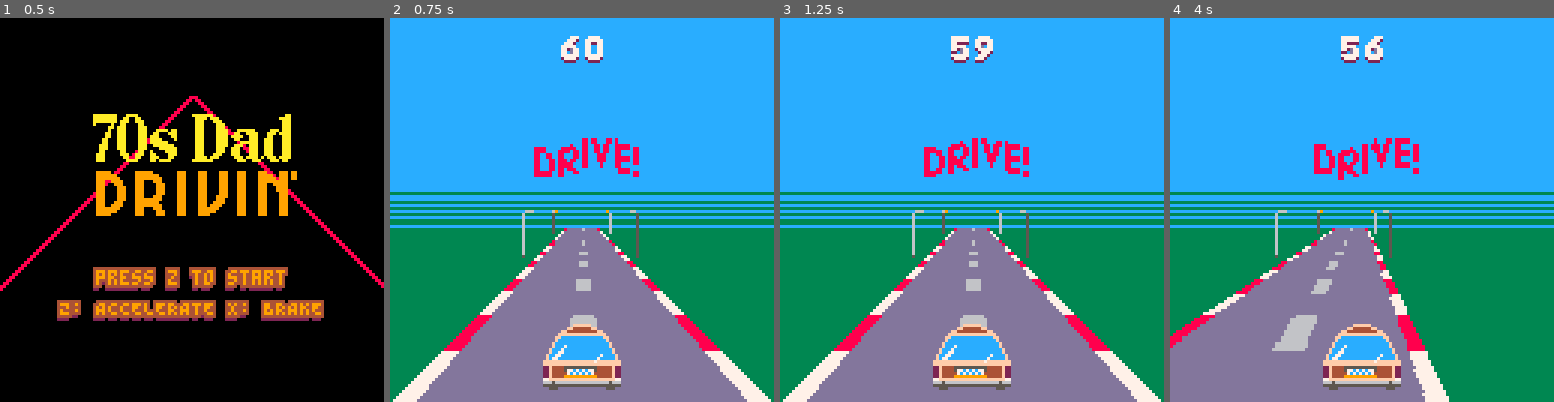
Above: before the commit, frames 1-4 (left to right).
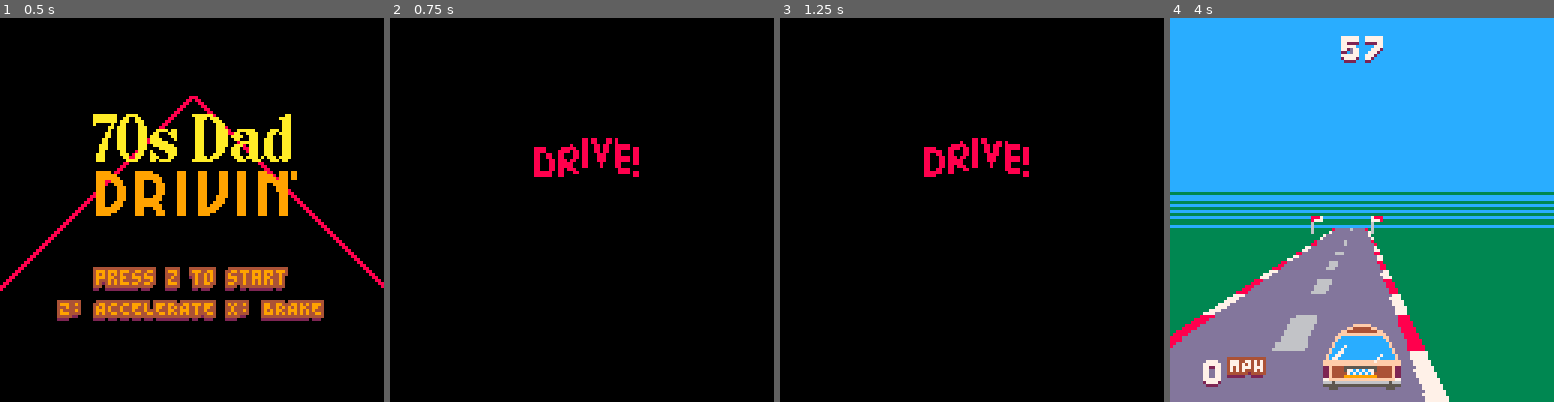
Above: after the commit, the same moments.

Repository: Alligator/game-off-throwback
Game: PICO-8 cartridge throwback.p8
The game is run twice, just before and just after one commit, with the same random seed, the same clock (stepped at 60 frames per second) and the same inputs.
Inputs:
- Up to frame 1 (0.5 s): tap X (X key) at 0.33 s
- Up to frame 2 (0.75 s): tap O (Z key) at 0.7 s
- Up to frame 3 (1.25 s): tap X (X key) at 1.07 s
- Up to frame 4 (4 s): hold Right 1.6-2.1 s; tap O (Z key) every 0.4 s from 1.7 to 3.7 s; tap X (X key) at 1.85, 2.97 s; hold Up 2.15-2.42 s; hold Right 2.47-3.03 s; hold Left 3.08-3.58 s; hold Down 3.63-3.97 s

Frame 1 is identical in both runs. In frame 2, 99% of the frame differs, in the area x 0-100%, y 0-100%; in frame 3, 99%; in frame 4, 2.7%.

Commit message:
buncha stuff
- drive text now severs as a buffer between the title screen and the game screen
- car comes to halt when the timer runs out before going to the gameover screen
- hazard are now scene dependent
- speed now shown
- hazards can now be stretched vertically or horizontally
- miles on the gameover screen now have 2dp of precision
- hazards now have their own densities

Diff:
--- a/throwback.lua
+++ b/throwback.lua
@@ -3,6 +3,8 @@
 ROAD_HEIGHT = 58
 INIT_TIMER = 60
 
+DRIVE_TEXT_TIMER = 30
+
 SPR_ROAD = 0
 SPR_FINISH = 8
 SPR_0 = 224
@@ -13,6 +15,7 @@
 SFX_CRASH = 4
 
 PICKUP_COLLECTED_TIMER = 60
+GAME_OVER_TIMER = 90
 
 CIG_FRAMES = {
     { sx = 64, sy = 0, width = 9, height = 16, offset = 0 },
@@ -31,20 +34,40 @@
 SEG_LEFT = -1
 
 SCENES = {
-    { pos = 0, pal = {} },
-    { pos = 2000, pal = { [3] = 2, [12] = 14 } },
-    { pos = 4000, pal = { [3] = 5, [12] = 1 } },
+    {
+        pos = 0,
+        pal = {},
+        hazards = { 'corn', 'sign' },
+    },
+    {
+        pos = 2000,
+        pal = { [3] = 15 },
+        hazards = { 'cactus', 'cactus', 'sign' },
+    },
+    {
+        pos = 4000,
+        pal = { [3] = 4, [12] = 2 },
+        hazards = { 'cactus', 'lamp', 'sign' },
+    },
+    {
+        pos = 5000,
+        pal = { [3] = 1, [12] = 0 },
+        hazards = { 'building' },
+    },
 }
 
 -- uh oh it's a state machine
-STATE_DRIVING = 0
-STATE_FINISHED = 1
-STATE_NOT_STARTED = 2
+STATE_NOT_STARTED = 0
+STATE_DRIVING = 1
+STATE_FINISHED = 2
 STATE_GAME_OVER = 3
 
 gameState = STATE_NOT_STARTED
 frame = 0
-driveTextCounter = 0
+driveTextTimer = 0
+gameOverTimer = 0
+currentScene = SCENES[1]
+trackOffset = 0
 
 car = {
     maxSpeed=80,
@@ -138,9 +161,8 @@
 updateq = {}
 
 eventFsm = nil
-timer = 0
+timer = INIT_TIMER
 powerups = {}
-timePowerupSpawned = false
 
 attractMusicSpeed = peek(0x3200 + (68 * 5) + 65)
 
@@ -153,22 +175,26 @@
     cls()
 
     if gameState == STATE_NOT_STARTED then
-        drawAttract()
+        if driveTextTimer >= DRIVE_TEXT_TIMER/2 then
+            drawDriveText()
+        else
+            drawAttract()
+        end
     elseif gameState == STATE_DRIVING then
         drawBackground()
         drawRoad()
         drawCar()
         drawCollectedPowerups()
 
-        if driveTextCounter < 100 then
+        if driveTextTimer > 0 then
             drawDriveText()
-            driveTextCounter += 1
         end
 
         if eventFsm != nil then
             eventFsm.draw()
         end
         drawTimer()
+        drawSpeed()
     elseif gameState == STATE_GAME_OVER then
         drawGameOverText()
     else
@@ -183,7 +209,16 @@
     car.curSeg = getSeg(track, car.pos, true)
 
     if gameState == STATE_NOT_STARTED then
-        updateAttract()
+        if driveTextTimer > 0 then
+            if driveTextTimer == DRIVE_TEXT_TIMER/2 then
+                gameState = STATE_DRIVING
+                timer = INIT_TIMER
+                music(0)
+            end
+            driveTextTimer -= 1
+        else
+            updateAttract()
+        end
     elseif gameState == STATE_DRIVING then
         sfx(0, SFX_CAR_CHANNEL)
         if eventFsm == nil then
@@ -191,12 +226,18 @@
         end
         updateTimer()
         updateCar()
-        updatePowerUps()
-        eventFsm.update()
+        if gameOverTimer == 0 then
+            updatePowerUps()
+            eventFsm.update()
+        end
+
+        if driveTextTimer > 0 then
+            driveTextTimer -= 1
+        end
 
         -- generate more track if we're near the end
         if car.curSeg and car.curSeg.seg == track[#track - 1] then
-            local newTrack = generateTrack(10)
+            local newTrack = generateTrack(3)
             local offset = #track
             track[#track].isFinish = false
             for i = 1, #newTrack do
@@ -204,6 +245,11 @@
             end
         end
 
+        for scene in all(SCENES) do
+            if car.pos > scene.pos then
+                currentScene = scene
+            end
+        end
     elseif gameState == STATE_GAME_OVER then
         -- if btnp(4) then
         --     run()
@@ -219,12 +265,16 @@
 
 function updateTimer()
     -- just gonna be lazy and count on 30 fps updates
-    timer -= 1/30
-    if timer <= 0 then
+    if gameOverTimer > 1 then
+        gameOverTimer -= 1
+    elseif gameOverTimer == 1 then
         gameState = STATE_GAME_OVER
         sfx(-1, SFX_CAR_CHANNEL)
-    elseif timer < 15 and not timePowerupSpawned then
-        timePowerupSpawned = true
+    elseif timer <= 0 then
+        gameOverTimer = GAME_OVER_TIMER
+        timer = 0
+    else
+        timer -= 1/30
     end
 end
 
@@ -239,7 +289,7 @@
             if pup.collectedTimer == 0 then
                 del(powerups, pup)
             else
-                pup.collectedTimer -= 1
+                pup.collectedTimer -= 2
             end
         elseif pup.pos - car.pos < 10 then
             local pupX = pup.xpos + 64 + (pup.anim[1].width/2)
@@ -277,37 +327,41 @@
         music(1)
     end
     if btn(4) then
-        gameState = STATE_DRIVING
-        timer = INIT_TIMER
-        music(0)
+        driveTextTimer = DRIVE_TEXT_TIMER
+        music(-1)
     end
 end
 
 function updateCar()
-    car.accelerating = btn(4)
-    car.braking = btn(5)
-
-    car.direction = 0
-    if btn(0) then
-        car.direction = -1
-    end
-    if btn(1) then
-        car.direction = 1
-    end
-
-    if car.curSeg == nil or car.curSeg.seg.isFinish then
-        gameState = STATE_FINISHED
-    end
-
-    rpm = (car.speed % (car.maxSpeed/3 + 1)) + car.speed / 5
+    local rpm = (car.speed % (car.maxSpeed/3 + 1)) + car.speed / 5
     poke(0x3200, bor(rpm * 0.45, 0x40))
     poke(0x3200 + 1, 0x7)
     poke(0x3200 + 2, bor(rpm * 0.65, 0xc0))
     poke(0x3200 + 3, 0x4)
 
-    curSeg = getCu
-
     add(updateq, car)
+
+    if gameOverTimer > 0 then
+        car.accelerating = false
+        car.braking = true
+        car.direction = 0
+        return
+    end
+
+    car.accelerating = btn(4)
+    car.braking = btn(5)
+
+    car.direction = 0
+    if btn(0) then
+        car.direction = -1
+    end
+    if btn(1) then
+        car.direction = 1
+    end
+
+    if car.curSeg == nil or car.curSeg.seg.isFinish then
+        gameState = STATE_FINISHED
+    end
 end
 
 roadLineOffsets = {}
@@ -349,8 +403,8 @@
         local nproj = car.pos + (abs(-64 / (y - 65))) * 8
         if ySeg != nil then
             for name in all(ySeg.seg.hazards) do
-                local density = 32
                 local hazard = HAZARDS[name]
+                local density = hazard.density
                 if proj % density < pproj % density and proj % density < nproj % density then
                     local xpos1 = (width/2) + 64
                     local xpos2 = (width/2) - 64
@@ -396,7 +450,23 @@
 end
 
 function drawAndCheckHazard(hazard, dx, dy, dw, dh, fliph, isLeft)
+    if hazard.heightScale != nil then
+        dy -= dh * (hazard.heightScale - 1)
+        dh *= hazard.heightScale
+    end
+    if hazard.widthScale != nil then
+        if not isLeft then
+            dx -= dw * (hazard.widthScale - 1)
+        end
+        dw *= hazard.widthScale
+    end
     sspr(hazard.sx, hazard.sy, hazard.width, hazard.height, dx, dy, dw, dh, fliph)
+    if hazard.double and isLeft then
+        sspr(hazard.sx, hazard.sy, hazard.width, hazard.height, dx + dw + 2, dy, dw, dh, fliph)
+    elseif hazard.double and not isLeft then
+        sspr(hazard.sx, hazard.sy, hazard.width, hazard.height, dx - dw - 2, dy, dw, dh, fliph)
+    end
+    -- only check the one closest to the road
     if dy + dh >= 110 then
         local x = -8
         if isLeft then
@@ -472,18 +542,25 @@
     car.paletteSwap={}
 end
 
+function drawSpeed()
+    -- sspr(0, 120, 26, 8, 2, 2)
+    drawBigNumberShadowed(flr(car.speed), 18, 114, 1)
+    printShadowed('MPH', 26, 113, 7)
+    -- print(car.speed, 0, 0, 2)
+end
+
 function drawTimer()
     drawBigNumberShadowed(flr(timer), 64, 6)
 end
 
-function drawBigNumberShadowed(num, x, y)
+function drawBigNumberShadowed(num, x, y, align)
     pal(7, 2)
-    drawBigNumber(num, x, y+1)
+    drawBigNumber(num, x, y+1, align)
     pal()
-    drawBigNumber(num, x, y)
-end
-
-function drawBigNumber(num, x, y)
+    drawBigNumber(num, x, y, align)
+end
+
+function drawBigNumber(num, x, y, align)
     -- 2.1 precision
     local decimal = false
     local width = 8
@@ -492,10 +569,15 @@
     end
     if flr(num) != num then
         decimal = true
-        width += 11
+        width += 22
     end
 
     local curX = x - width/2
+    if align == -1 then
+        curX = x
+    elseif align == 1 then
+        curX = x - width
+    end
     if num >= 10 then
         local d1 = flr(num / 10)
         spr(SPR_0 + d1, curX, y)
@@ -506,10 +588,13 @@
     curX += 9
 
     if decimal then
-        local d3 = (num - flr(num)) * 10
+        local d3 = flr((num - flr(num)) * 10)
+        local d4 = flr((num - flr(num)) * 100 + 0.1) % 10
         pset(curX, y + 7, 7)
         curX += 2
         spr(SPR_0 + d3, curX, y)
+        curX += 8
+        spr(SPR_0 + d4, curX, y)
     end
 end
 
@@ -560,13 +645,6 @@
 end
 
 function drawBackground()
-    local currentScene
-    for scene in all(SCENES) do
-        if car.pos > scene.pos then
-            currentScene = scene
-        end
-    end
-
     if currentScene != nil then
         for k, v in pairs(currentScene.pal) do
             pal(k, v)
@@ -604,7 +682,7 @@
     wigglySspr(0, 64, width, height, 64 - width/2, y + height + 1)
     pal()
 
-    local miles = flr(car.pos / 100) / 10
+    local miles = car.pos / 5400
     local droveY = 62
     local boxWidth = 72
     local boxMargin = (128-boxWidth)/2
@@ -663,6 +741,7 @@
 
 function generateTrack(segCount)
     local track = {}
+
     for i = 1, segCount do
         -- don't repeat the same anything twice in a row
         local newSeg
@@ -687,13 +766,11 @@
         end
         add(track, newSeg)
     end
-    add(track, createSeg(segCount + 1, 2, 0, 0))
-    track[#track].isFinish = true
     return addHazards(track)
 end
 
 -- for real why is lua so bad
-HAZARD_NAMES = {'lamp', 'turnSign'}
+-- HAZARD_NAMES = {'turnSign', 'lamp', 'corn', 'cactus', 'sign'}
 HAZARDS = {
     turnSign = { -- this HAS to be first
         sx = 16,
@@ -701,25 +778,70 @@
         width = 16,
         height = 32,
         palt = 11,
+        density = 32,
     },
     lamp = {
         sx = 8,
         sy = 32,
         width = 8,
-        height = 32
+        height = 32,
+        density = 64,
+    },
+    corn = {
+        sx = 32,
+        sy = 32,
+        width = 16,
+        height = 32,
+        density = 16,
+        double = true,
+    },
+    cactus = {
+        sx = 48,
+        sy = 32,
+        width = 16,
+        height = 32,
+        density = 32,
+    },
+    sign = {
+        sx = 64,
+        sy = 32,
+        width = 16,
+        height = 32,
+        density = 64,
+    },
+    building = {
+        sx = 80,
+        sy = 32,
+        width = 16,
+        height = 32,
+        density = 16,
+        heightScale = 4,
+        widthScale = 2,
+        double = true,
     },
 }
 
 function addHazards(track)
+    local pos = trackOffset
     for seg in all(track) do
         local sharpness = (seg.angle * 2) / seg.length
         if seg.dir != SEG_STRAIGHT and sharpness > 0.6 then
             seg.hazards = { 'turnSign' }
         else
-            -- local name = HAZARD_NAMES[flr(rnd(#HAZARD_NAMES))] -- skip the first one
-            local name = 'lamp' -- whatever this will work when #HAZARDS is > 2
-            seg.hazards = { name }
-        end
+            local hazardNames = nil
+            for scene in all(SCENES) do
+                if car.pos > scene.pos then
+                    hazardNames = scene.hazards
+                end
+            end
+
+            if hazardNames then
+                local name = hazardNames[flr(rnd(#hazardNames)) + 1] -- skip the first one
+                seg.hazards = { name }
+            end
+        end
+        pos += seg.length
+        printTable(seg, printh)
     end
     return track
 end
@@ -992,4 +1114,3 @@
 end
 
 track = generateTrack(4)
-trackOffset = 0
--- a/throwback.p8
+++ b/throwback.p8
@@ -6,6 +6,8 @@
 ROAD_HEIGHT = 58
 INIT_TIMER = 60
 
+DRIVE_TEXT_TIMER = 30
+
 SPR_ROAD = 0
 SPR_FINISH = 8
 SPR_0 = 224
@@ -16,6 +18,7 @@
 SFX_CRASH = 4
 
 PICKUP_COLLECTED_TIMER = 60
+GAME_OVER_TIMER = 90
 
 CIG_FRAMES = {
     { sx = 64, sy = 0, width = 9, height = 16, offset = 0 },
@@ -34,20 +37,40 @@
 SEG_LEFT = -1
 
 SCENES = {
-    { pos = 0, pal = {} },
-    { pos = 2000, pal = { [3] = 2, [12] = 14 } },
-    { pos = 4000, pal = { [3] = 5, [12] = 1 } },
+    {
+        pos = 0,
+        pal = {},
+        hazards = { 'corn', 'sign' },
+    },
+    {
+        pos = 2000,
+        pal = { [3] = 15 },
+        hazards = { 'cactus', 'cactus', 'sign' },
+    },
+    {
+        pos = 4000,
+        pal = { [3] = 4, [12] = 2 },
+        hazards = { 'cactus', 'lamp', 'sign' },
+    },
+    {
+        pos = 5000,
+        pal = { [3] = 1, [12] = 0 },
+        hazards = { 'building' },
+    },
 }
 
 -- uh oh it's a state machine
-STATE_DRIVING = 0
-STATE_FINISHED = 1
-STATE_NOT_STARTED = 2
+STATE_NOT_STARTED = 0
+STATE_DRIVING = 1
+STATE_FINISHED = 2
 STATE_GAME_OVER = 3
 
 gameState = STATE_NOT_STARTED
 frame = 0
-driveTextCounter = 0
+driveTextTimer = 0
+gameOverTimer = 0
+currentScene = SCENES[1]
+trackOffset = 0
 
 car = {
     maxSpeed=80,
@@ -141,9 +164,8 @@
 updateq = {}
 
 eventFsm = nil
-timer = 0
+timer = INIT_TIMER
 powerups = {}
-timePowerupSpawned = false
 
 attractMusicSpeed = peek(0x3200 + (68 * 5) + 65)
 
@@ -156,22 +178,26 @@
     cls()
 
     if gameState == STATE_NOT_STARTED then
-        drawAttract()
+        if driveTextTimer >= DRIVE_TEXT_TIMER/2 then
+            drawDriveText()
+        else
+            drawAttract()
+        end
     elseif gameState == STATE_DRIVING then
         drawBackground()
         drawRoad()
         drawCar()
         drawCollectedPowerups()
 
-        if driveTextCounter < 100 then
+        if driveTextTimer > 0 then
             drawDriveText()
-            driveTextCounter += 1
         end
 
         if eventFsm != nil then
             eventFsm.draw()
         end
         drawTimer()
+        drawSpeed()
     elseif gameState == STATE_GAME_OVER then
         drawGameOverText()
     else
@@ -186,7 +212,16 @@
     car.curSeg = getSeg(track, car.pos, true)
 
     if gameState == STATE_NOT_STARTED then
-        updateAttract()
+        if driveTextTimer > 0 then
+            if driveTextTimer == DRIVE_TEXT_TIMER/2 then
+                gameState = STATE_DRIVING
+                timer = INIT_TIMER
+                music(0)
+            end
+            driveTextTimer -= 1
+        else
+            updateAttract()
+        end
     elseif gameState == STATE_DRIVING then
         sfx(0, SFX_CAR_CHANNEL)
         if eventFsm == nil then
@@ -194,12 +229,18 @@
         end
         updateTimer()
         updateCar()
-        updatePowerUps()
-        eventFsm.update()
+        if gameOverTimer == 0 then
+            updatePowerUps()
+            eventFsm.update()
+        end
+
+        if driveTextTimer > 0 then
+            driveTextTimer -= 1
+        end
 
         -- generate more track if we're near the end
         if car.curSeg and car.curSeg.seg == track[#track - 1] then
-            local newTrack = generateTrack(10)
+            local newTrack = generateTrack(3)
             local offset = #track
             track[#track].isFinish = false
             for i = 1, #newTrack do
@@ -207,6 +248,11 @@
             end
         end
 
+        for scene in all(SCENES) do
+            if car.pos > scene.pos then
+                currentScene = scene
+            end
+        end
     elseif gameState == STATE_GAME_OVER then
         -- if btnp(4) then
         --     run()
@@ -222,12 +268,16 @@
 
 function updateTimer()
     -- just gonna be lazy and count on 30 fps updates
-    timer -= 1/30
-    if timer <= 0 then
+    if gameOverTimer > 1 then
+        gameOverTimer -= 1
+    elseif gameOverTimer == 1 then
         gameState = STATE_GAME_OVER
         sfx(-1, SFX_CAR_CHANNEL)
-    elseif timer < 15 and not timePowerupSpawned then
-        timePowerupSpawned = true
+    elseif timer <= 0 then
+        gameOverTimer = GAME_OVER_TIMER
+        timer = 0
+    else
+        timer -= 1/30
     end
 end
 
@@ -242,7 +292,7 @@
             if pup.collectedTimer == 0 then
                 del(powerups, pup)
             else
-                pup.collectedTimer -= 1
+                pup.collectedTimer -= 2
             end
         elseif pup.pos - car.pos < 10 then
             local pupX = pup.xpos + 64 + (pup.anim[1].width/2)
@@ -280,37 +330,41 @@
         music(1)
     end
     if btn(4) then
-        gameState = STATE_DRIVING
-        timer = INIT_TIMER
-        music(0)
+        driveTextTimer = DRIVE_TEXT_TIMER
+        music(-1)
     end
 end
 
 function updateCar()
-    car.accelerating = btn(4)
-    car.braking = btn(5)
-
-    car.direction = 0
-    if btn(0) then
-        car.direction = -1
-    end
-    if btn(1) then
-        car.direction = 1
-    end
-
-    if car.curSeg == nil or car.curSeg.seg.isFinish then
-        gameState = STATE_FINISHED
-    end
-
-    rpm = (car.speed % (car.maxSpeed/3 + 1)) + car.speed / 5
+    local rpm = (car.speed % (car.maxSpeed/3 + 1)) + car.speed / 5
     poke(0x3200, bor(rpm * 0.45, 0x40))
     poke(0x3200 + 1, 0x7)
     poke(0x3200 + 2, bor(rpm * 0.65, 0xc0))
     poke(0x3200 + 3, 0x4)
 
-    curSeg = getCu
-
     add(updateq, car)
+
+    if gameOverTimer > 0 then
+        car.accelerating = false
+        car.braking = true
+        car.direction = 0
+        return
+    end
+
+    car.accelerating = btn(4)
+    car.braking = btn(5)
+
+    car.direction = 0
+    if btn(0) then
+        car.direction = -1
+    end
+    if btn(1) then
+        car.direction = 1
+    end
+
+    if car.curSeg == nil or car.curSeg.seg.isFinish then
+        gameState = STATE_FINISHED
+    end
 end
 
 roadLineOffsets = {}
@@ -352,8 +406,8 @@
         local nproj = car.pos + (abs(-64 / (y - 65))) * 8
         if ySeg != nil then
             for name in all(ySeg.seg.hazards) do
-                local density = 32
                 local hazard = HAZARDS[name]
+                local density = hazard.density
                 if proj % density < pproj % density and proj % density < nproj % density then
                     local xpos1 = (width/2) + 64
                     local xpos2 = (width/2) - 64
@@ -399,7 +453,23 @@
 end
 
 function drawAndCheckHazard(hazard, dx, dy, dw, dh, fliph, isLeft)
+    if hazard.heightScale != nil then
+        dy -= dh * (hazard.heightScale - 1)
+        dh *= hazard.heightScale
+    end
+    if hazard.widthScale != nil then
+        if not isLeft then
+            dx -= dw * (hazard.widthScale - 1)
+        end
+        dw *= hazard.widthScale
+    end
     sspr(hazard.sx, hazard.sy, hazard.width, hazard.height, dx, dy, dw, dh, fliph)
+    if hazard.double and isLeft then
+        sspr(hazard.sx, hazard.sy, hazard.width, hazard.height, dx + dw + 2, dy, dw, dh, fliph)
+    elseif hazard.double and not isLeft then
+        sspr(hazard.sx, hazard.sy, hazard.width, hazard.height, dx - dw - 2, dy, dw, dh, fliph)
+    end
+    -- only check the one closest to the road
     if dy + dh >= 110 then
         local x = -8
         if isLeft then
@@ -475,18 +545,25 @@
     car.paletteSwap={}
 end
 
+function drawSpeed()
+    -- sspr(0, 120, 26, 8, 2, 2)
+    drawBigNumberShadowed(flr(car.speed), 18, 114, 1)
+    printShadowed('MPH', 26, 113, 7)
+    -- print(car.speed, 0, 0, 2)
+end
+
 function drawTimer()
     drawBigNumberShadowed(flr(timer), 64, 6)
 end
 
-function drawBigNumberShadowed(num, x, y)
+function drawBigNumberShadowed(num, x, y, align)
     pal(7, 2)
-    drawBigNumber(num, x, y+1)
+    drawBigNumber(num, x, y+1, align)
     pal()
-    drawBigNumber(num, x, y)
-end
-
-function drawBigNumber(num, x, y)
+    drawBigNumber(num, x, y, align)
+end
+
+function drawBigNumber(num, x, y, align)
     -- 2.1 precision
     local decimal = false
     local width = 8
@@ -495,10 +572,15 @@
     end
     if flr(num) != num then
         decimal = true
-        width += 11
+        width += 22
     end
 
     local curX = x - width/2
+    if align == -1 then
+        curX = x
+    elseif align == 1 then
+        curX = x - width
+    end
     if num >= 10 then
         local d1 = flr(num / 10)
         spr(SPR_0 + d1, curX, y)
@@ -509,10 +591,13 @@
     curX += 9
 
     if decimal then
-        local d3 = (num - flr(num)) * 10
+        local d3 = flr((num - flr(num)) * 10)
+        local d4 = flr((num - flr(num)) * 100 + 0.1) % 10
         pset(curX, y + 7, 7)
         curX += 2
         spr(SPR_0 + d3, curX, y)
+        curX += 8
+        spr(SPR_0 + d4, curX, y)
     end
 end
 
@@ -563,13 +648,6 @@
 end
 
 function drawBackground()
-    local currentScene
-    for scene in all(SCENES) do
-        if car.pos > scene.pos then
-            currentScene = scene
-        end
-    end
-
     if currentScene != nil then
         for k, v in pairs(currentScene.pal) do
             pal(k, v)
@@ -607,7 +685,7 @@
     wigglySspr(0, 64, width, height, 64 - width/2, y + height + 1)
     pal()
 
-    local miles = flr(car.pos / 100) / 10
+    local miles = car.pos / 5400
     local droveY = 62
     local boxWidth = 72
     local boxMargin = (128-boxWidth)/2
@@ -690,13 +769,11 @@
         end
         add(track, newSeg)
     end
-    add(track, createSeg(segCount + 1, 2, 0, 0))
-    track[#track].isFinish = true
     return addHazards(track)
 end
 
 -- for real why is lua so bad
-HAZARD_NAMES = {'lamp', 'turnSign'}
+-- HAZARD_NAMES = {'turnSign', 'lamp', 'corn', 'cactus', 'sign'}
 HAZARDS = {
     turnSign = { -- this HAS to be first
         sx = 16,
@@ -704,25 +781,70 @@
         width = 16,
         height = 32,
         palt = 11,
+        density = 32,
     },
     lamp = {
         sx = 8,
         sy = 32,
         width = 8,
-        height = 32
+        height = 32,
+        density = 64,
+    },
+    corn = {
+        sx = 32,
+        sy = 32,
+        width = 16,
+        height = 32,
+        density = 16,
+        double = true,
+    },
+    cactus = {
+        sx = 48,
+        sy = 32,
+        width = 16,
+        height = 32,
+        density = 32,
+    },
+    sign = {
+        sx = 64,
+        sy = 32,
+        width = 16,
+        height = 32,
+        density = 64,
+    },
+    building = {
+        sx = 80,
+        sy = 32,
+        width = 16,
+        height = 32,
+        density = 16,
+        heightScale = 4,
+        widthScale = 2,
+        double = true,
     },
 }
 
 function addHazards(track)
+    local pos = trackOffset
     for seg in all(track) do
         local sharpness = (seg.angle * 2) / seg.length
         if seg.dir != SEG_STRAIGHT and sharpness > 0.6 then
             seg.hazards = { 'turnSign' }
         else
-            -- local name = HAZARD_NAMES[flr(rnd(#HAZARD_NAMES))] -- skip the first one
-            local name = 'lamp' -- whatever this will work when #HAZARDS is > 2
-            seg.hazards = { name }
-        end
+            local hazardNames = nil
+            for scene in all(SCENES) do
+                if car.pos > scene.pos then
+                    hazardNames = scene.hazards
+                end
+            end
+
+            if hazardNames then
+                local name = hazardNames[flr(rnd(#hazardNames)) + 1] -- skip the first one
+                seg.hazards = { name }
+            end
+        end
+        pos += seg.length
+        printTable(seg, printh)
     end
     return track
 end
@@ -995,7 +1117,6 @@
 end
 
 track = generateTrack(4)
-trackOffset = 0
 
 
 
Not shown, changed: 41 lines of the sprite sheet (__gfx__) section of throwback.p8
